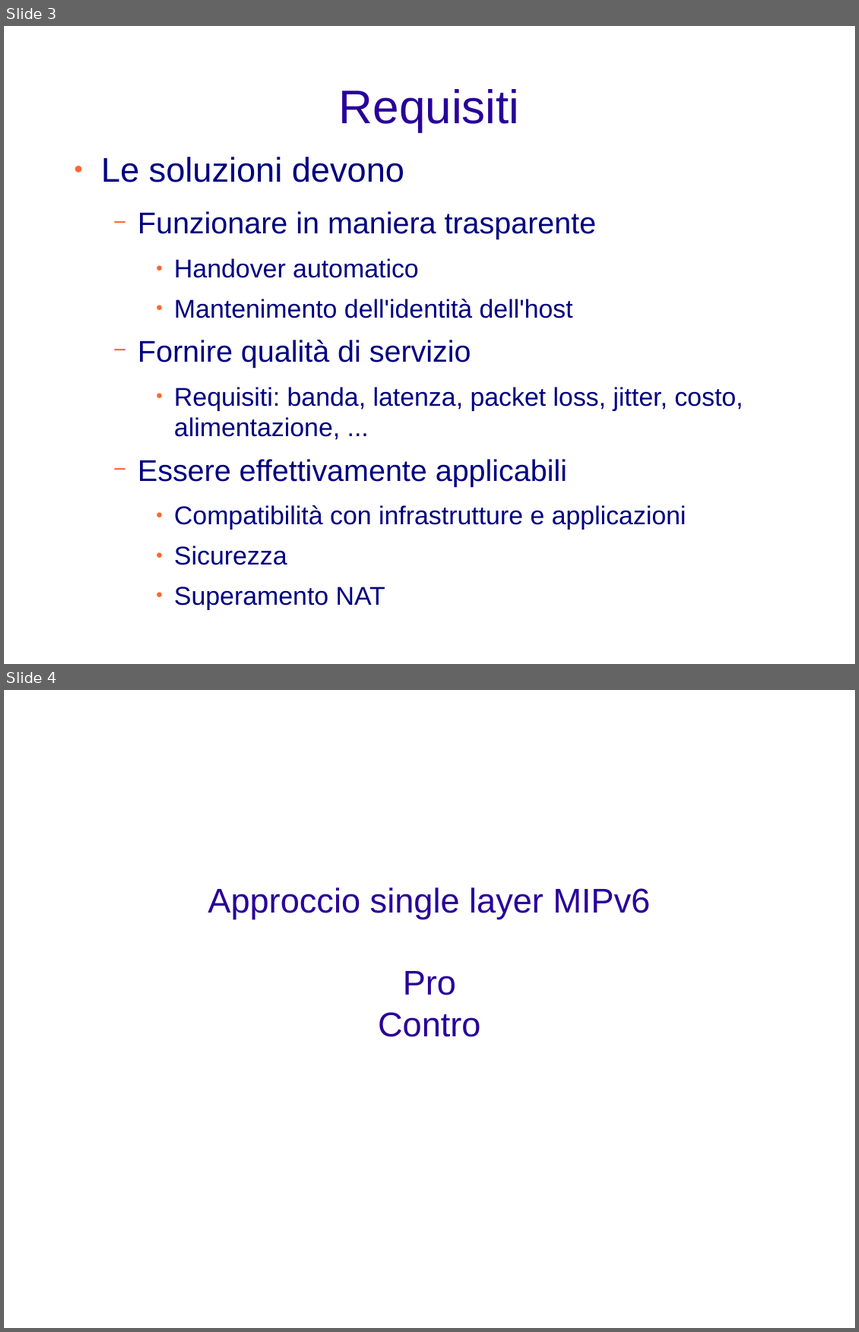
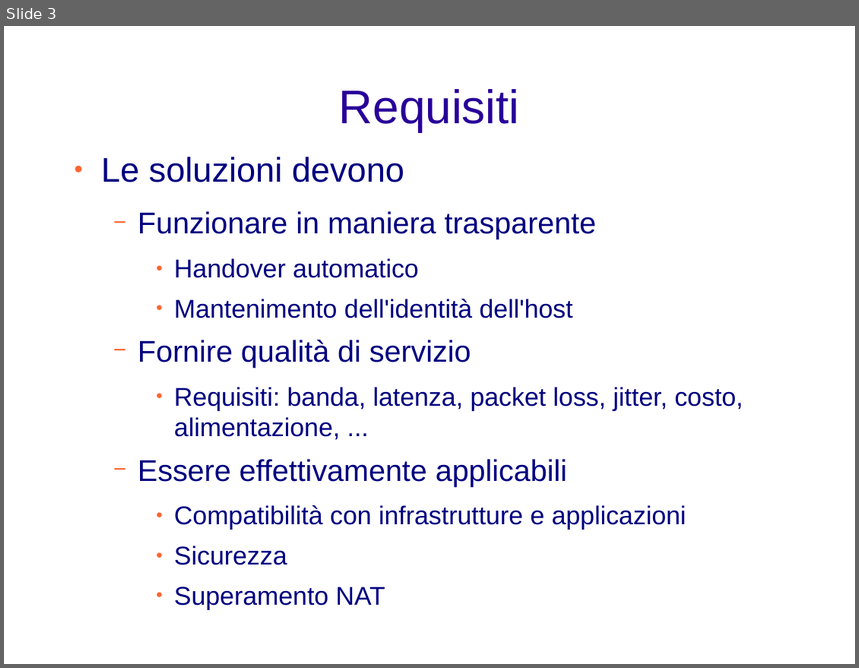
Before and after one commit to rjack/tesi-triennale, a slide deck: presentazione.odp. Shown one above the other, each under a label of ours: slides 3 and 4 before the commit, slide 3 after it. The pictures are 859x1332 and 859x668 pixels, drawn with LibreOffice and Linux fonts; fonts in the diff are those of the drawing; background and template pictures are left out. Boxes give left, top, right and bottom in pixels: in the first picture for what was removed or moved away, otherwise in the second. Text is boxed around its words. In the diff, an @@ line names an element or a change of style, - is before the commit and + after.

```diff
--- a/presentazione.odp
+++ b/presentazione.odp
@@ slide 4 removed at (4,690,855,1328), background picture (left out) @@
@@ subtitle removed at (208,888,651,1037) @@
-Approccio single layer MIPv6
-Pro
-Contro
```
Also in this commit, not shown: 1 slide changed, 1 slide added.
